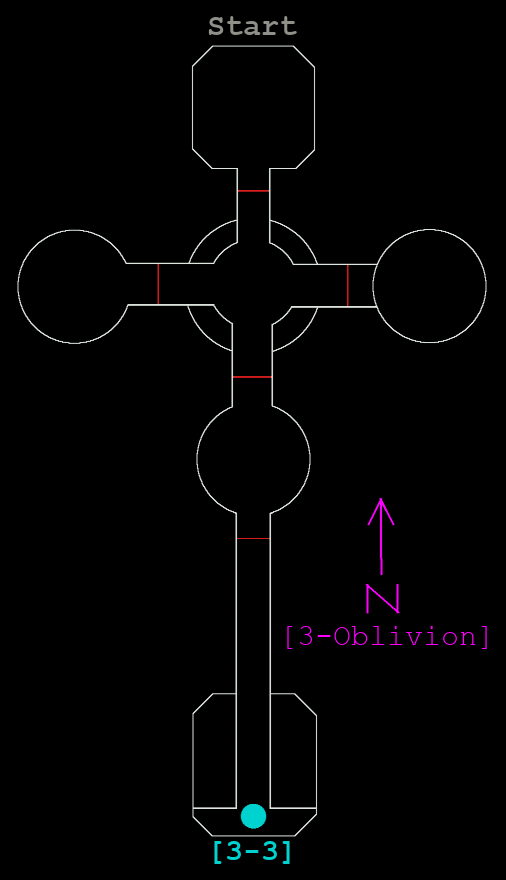
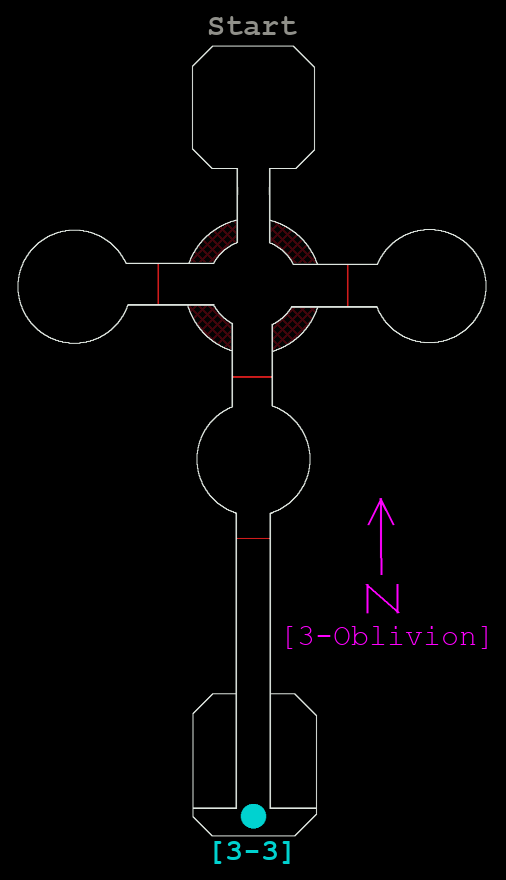
Two versions of the same layered image (506x880). Layer-by-layer changes:
removed layer "ammo #1" over bbox(189, 187, 378, 350)
renamed "Pasted Layer" to "Map", moved it above "[3-Oblivion]", painted on it over bbox(189, 187, 378, 350)
added layer "Death" (25%) above "Background" over bbox(189, 221, 316, 350)